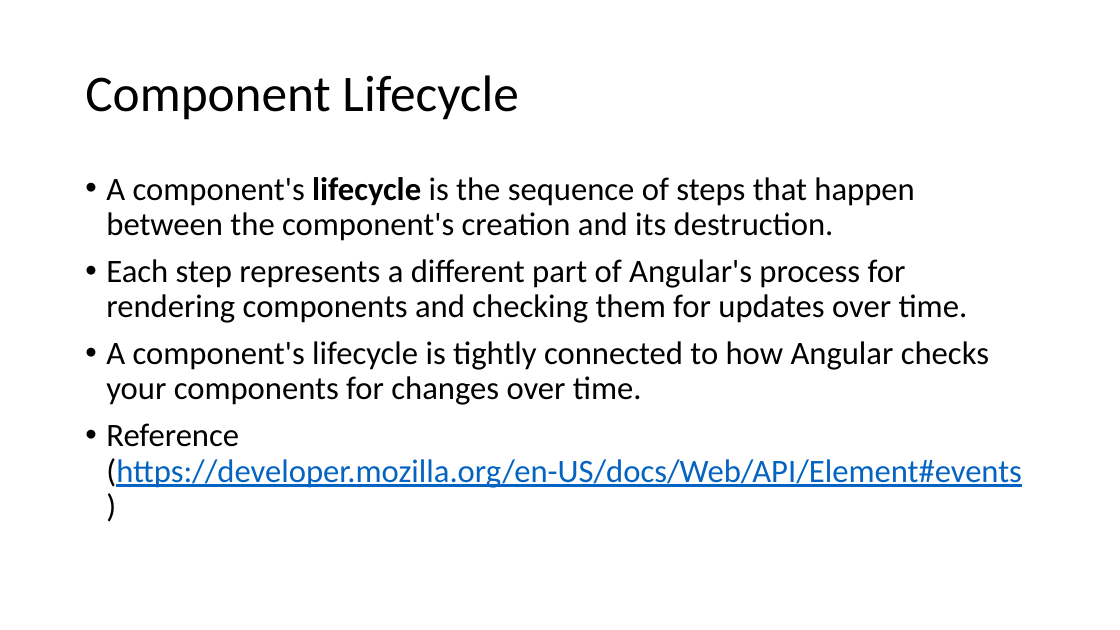
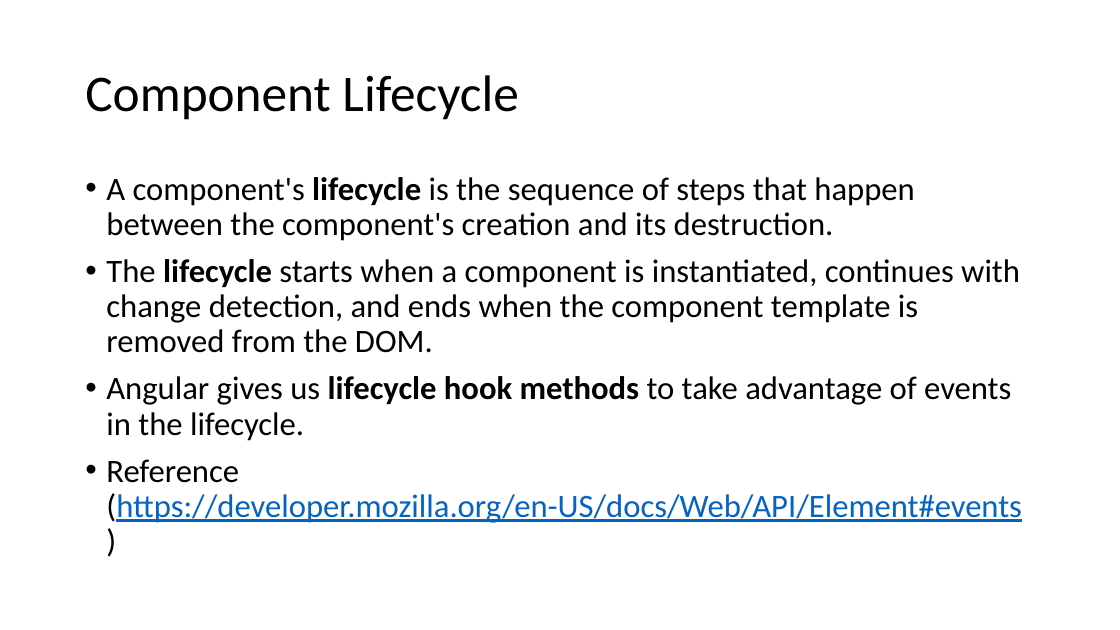
Before and after one commit to aarciab/angular, a slide deck: slide 22 of 1_Angular.pptx. Drawn at 1120x630 pixels with LibreOffice and Linux fonts; fonts in the diff are those of the drawing. Boxes give left, top, right and bottom in pixels: in the first picture for what was removed or moved away, otherwise in the second. Text is boxed around its words. In the diff, an @@ line names an element or a change of style, - is before the commit and + after.

```diff
--- a/1_Angular.pptx
+++ b/1_Angular.pptx
@@ text at (106, 259, 1020, 441): text changed @@
-• Each step represents a different part of Angular's process for rendering components and checking them for updates over time.
-• A component's lifecycle is tightly connected to how Angular checks your components for changes over time.
+• The lifecycle starts when a component is instantiated, continues with change detection, and ends when the component template is removed from the DOM.
+• Angular gives us lifecycle hook methods to take advantage of events in the lifecycle.
```
Also in this commit, not shown: 3 other slides changed, 17 slides added, 4 slides removed, 7 other files.
